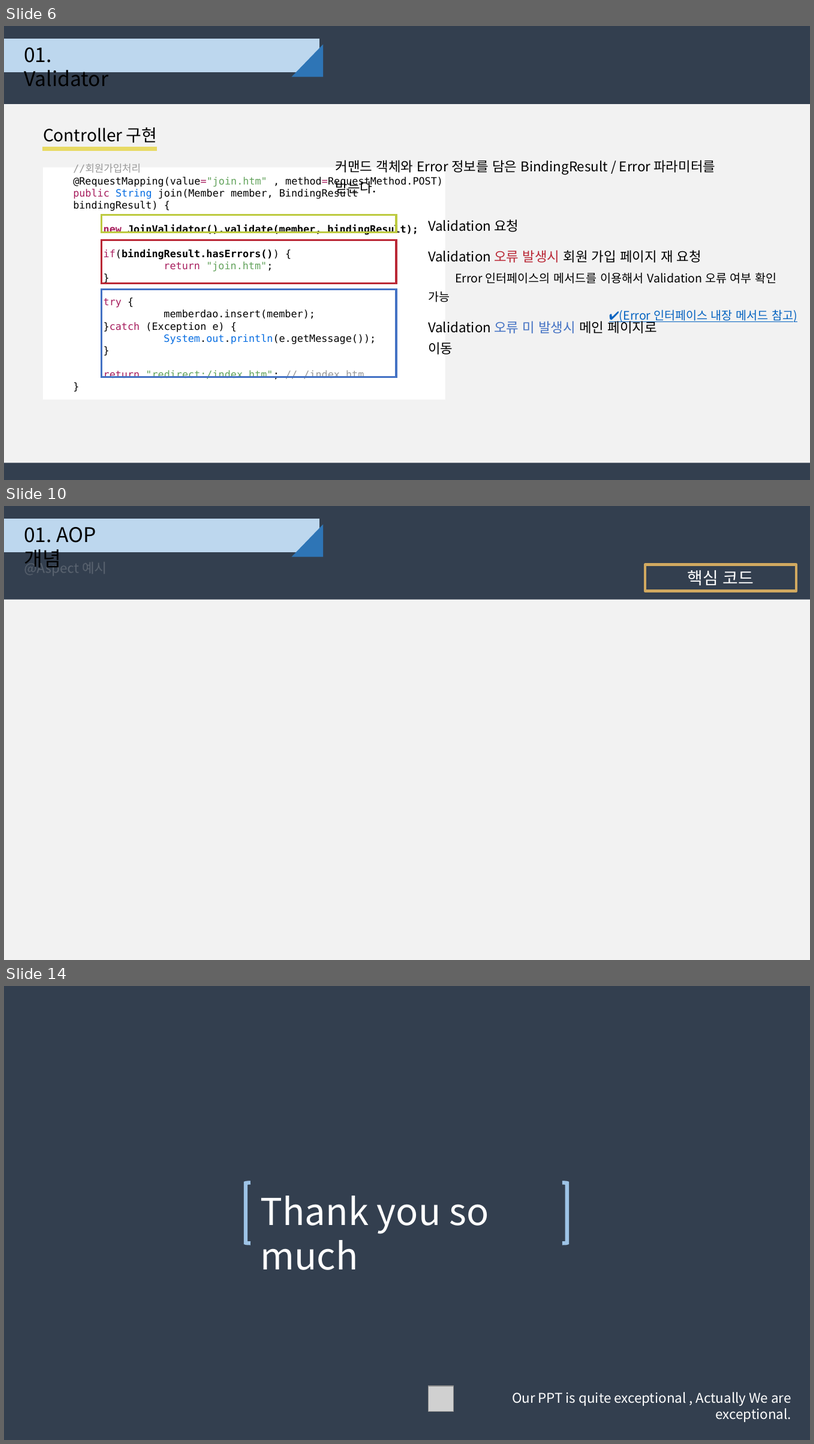
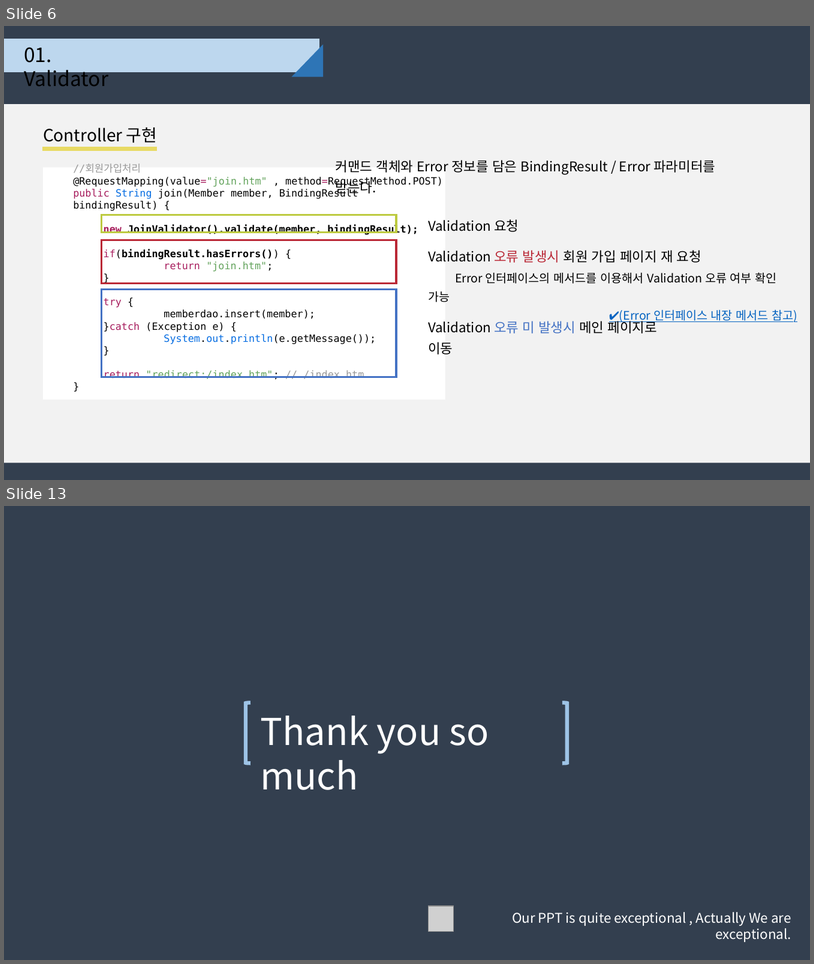
Before and after one commit to djyoon956/Family_C, a slide deck: 01.doc/Spring_Command&Error_4조.pptx. Shown one above the other, each under a label of ours: slides 6, 10 and 14 before the commit, slides 6 and 13 after it; the slides between them are not shown. The pictures are 814x1444 and 814x964 pixels, drawn with LibreOffice and Linux fonts; fonts in the diff are those of the drawing; grey boxes stand for pictures. Boxes give left, top, right and bottom in pixels: in the first picture for what was removed or moved away, otherwise in the second. Text is boxed around its words. In the diff, an @@ line names an element or a change of style, - is before the commit and + after.

```diff
--- a/01.doc/Spring_Command&Error_4조.pptx
+++ b/01.doc/Spring_Command&Error_4조.pptx
@@ slide 10 removed at box(4, 506, 810, 960), background #333F50 @@
@@ rectangle removed at box(4, 519, 319, 552) @@
@@ text removed at box(24, 527, 96, 568) @@
-01. AOP 개념
@@ right triangle removed at box(292, 524, 323, 557) @@
@@ text removed at box(24, 557, 107, 576) @@
-@Aspect 예시
@@ rectangle removed at box(645, 565, 797, 591) @@
-핵심 코드
@@ rectangle removed at box(4, 599, 810, 960) @@
@@ what was slide 14 is now slide 13 @@
```
Also in this commit, not shown: 5 slides changed, 3 slides added, 3 other slides removed.
